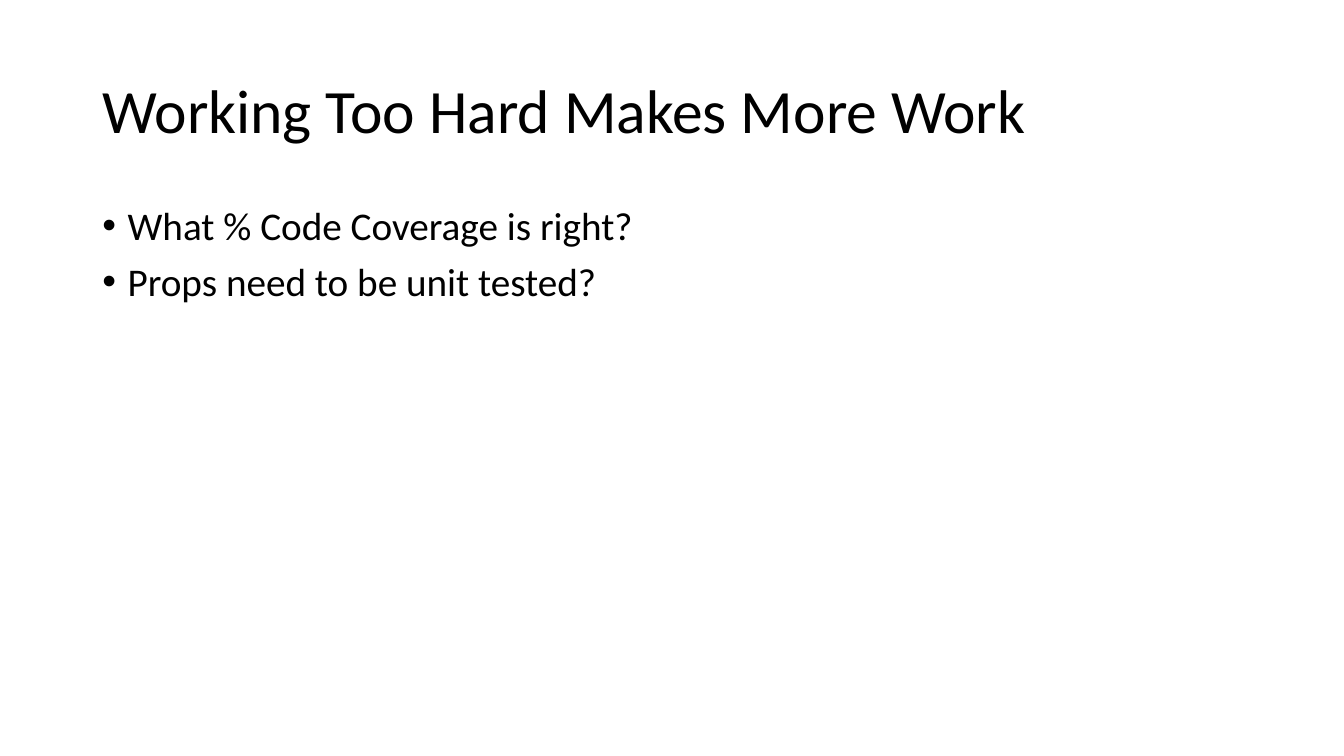
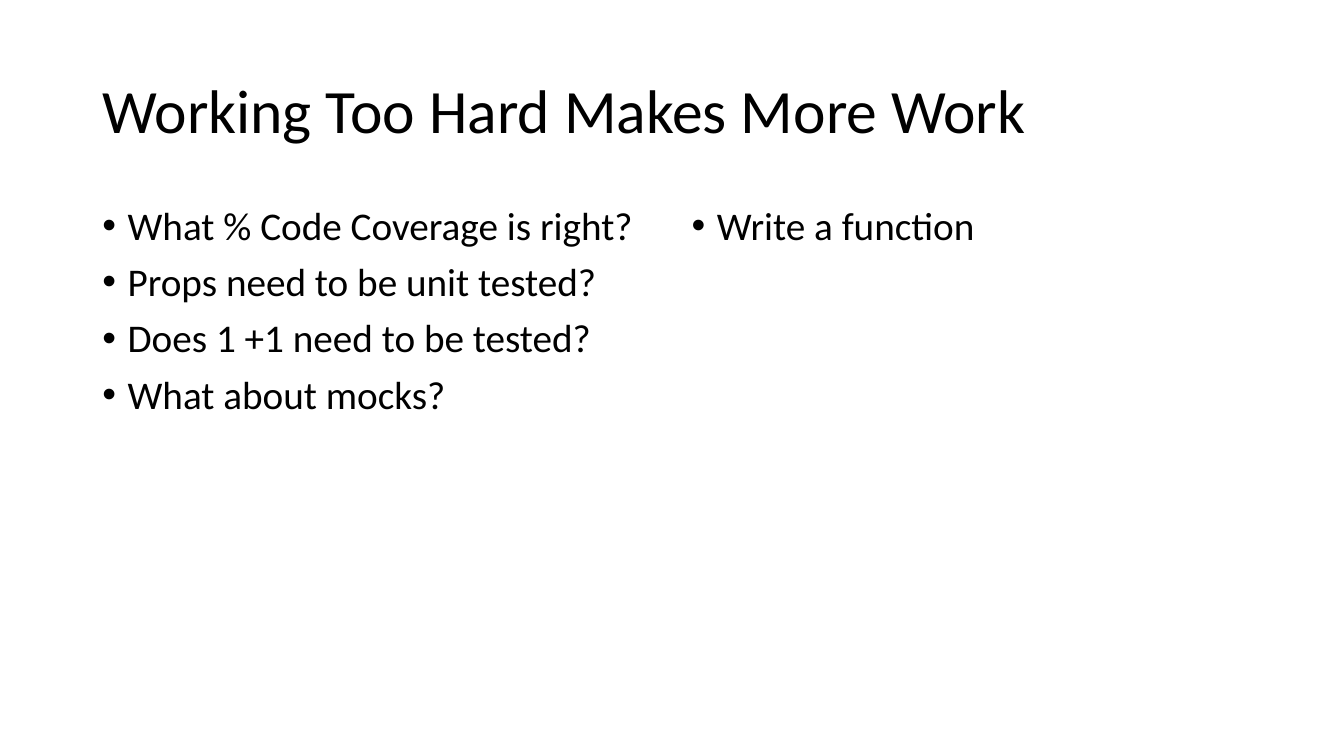
Before and after one commit to jamessdixon/REPL-Driven-Development, a slide deck: slide 17 of REPL-Driven-Development.pptx. Drawn at 1344x756 pixels with LibreOffice and Linux fonts; fonts in the diff are those of the drawing. Boxes give left, top, right and bottom in pixels: in the first picture for what was removed or moved away, otherwise in the second. Text is boxed around its words. In the diff, an @@ line names an element or a change of style, - is before the commit and + after.

```diff
--- a/REPL-Driven-Development.pptx
+++ b/REPL-Driven-Development.pptx
@@ text added at bbox=[717, 213, 975, 241], 28 pt, text #000000 @@
+• Write a function
@@ text at bbox=[128, 324, 591, 410]: paragraphs added @@
+• Does 1 +1 need to be tested?
+• What about mocks?
```
Also in this commit, not shown: 5 other slides changed, 7 slides removed.
